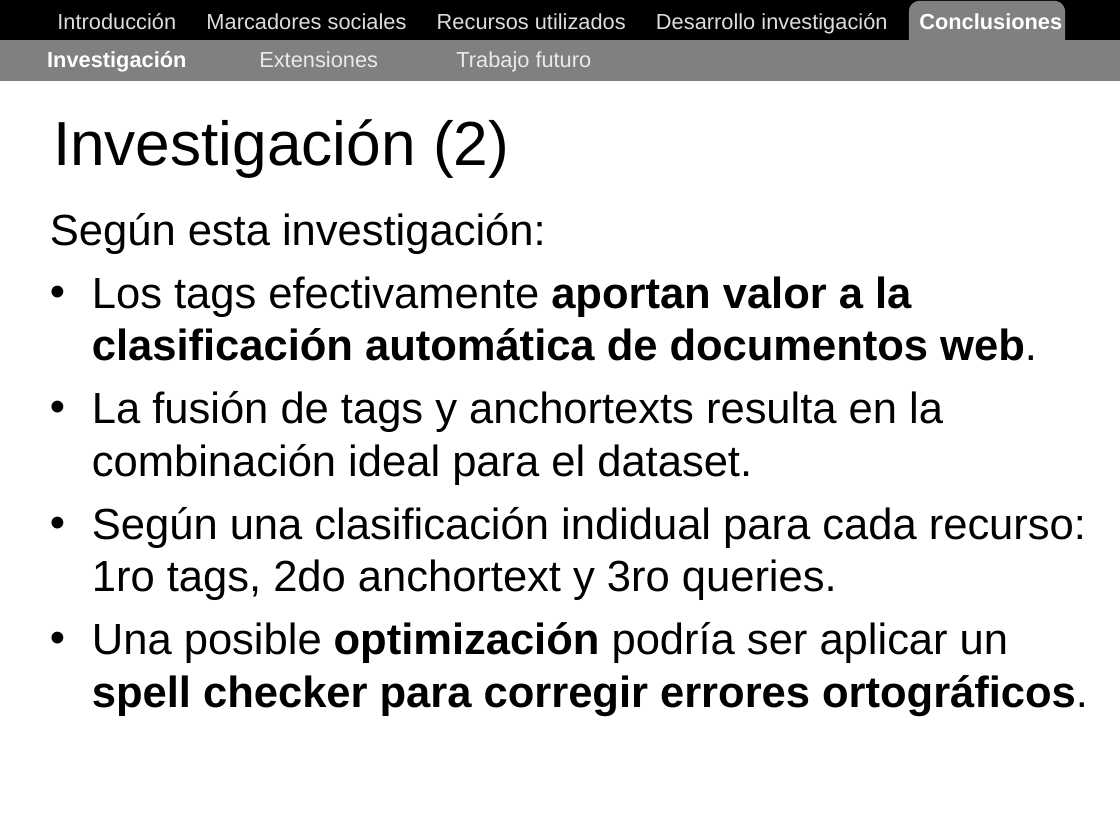
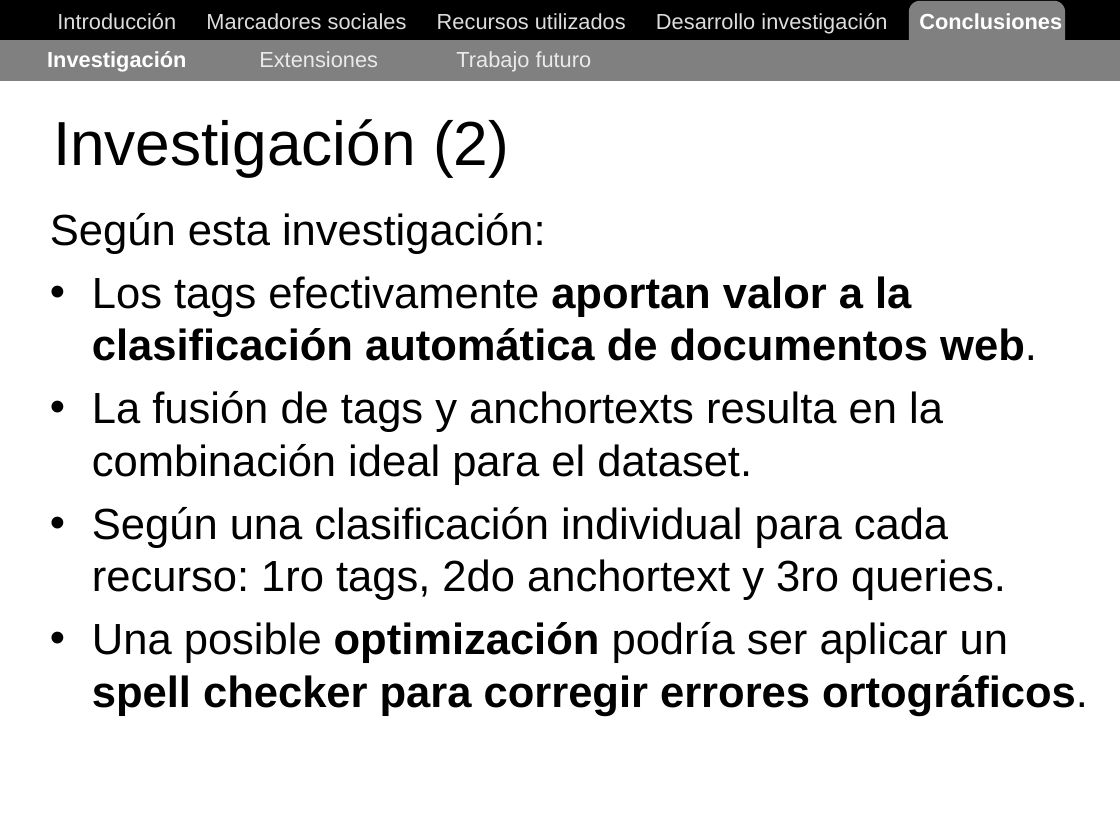
Before and after one commit to ak907kenai/nicotournetesis, a slide deck: slide 62 of docs_trunk/Nicolás Tourné - Presentación Tesis (v1).ppt. Drawn at 1120x840 pixels with LibreOffice and Linux fonts; fonts in the diff are those of the drawing. Boxes give left, top, right and bottom in pixels: in the first picture for what was removed or moved away, otherwise in the second. Text is boxed around its words. In the diff, an @@ line names an element or a change of style, - is before the commit and + after.

```diff
--- a/docs_trunk/Nicolás Tourné - Presentación Tesis (v1).ppt
+++ b/docs_trunk/Nicolás Tourné - Presentación Tesis (v1).ppt
@@ text at [92,507,1006,600]: text changed @@
-• Según una clasificación indidual para cada recurso: 1ro tags, 2do anchortext y 3ro queries.
+• Según una clasificación individual para cada recurso: 1ro tags, 2do anchortext y 3ro queries.
```
Also in this commit, not shown: 1 other slide changed, 1 other file.
